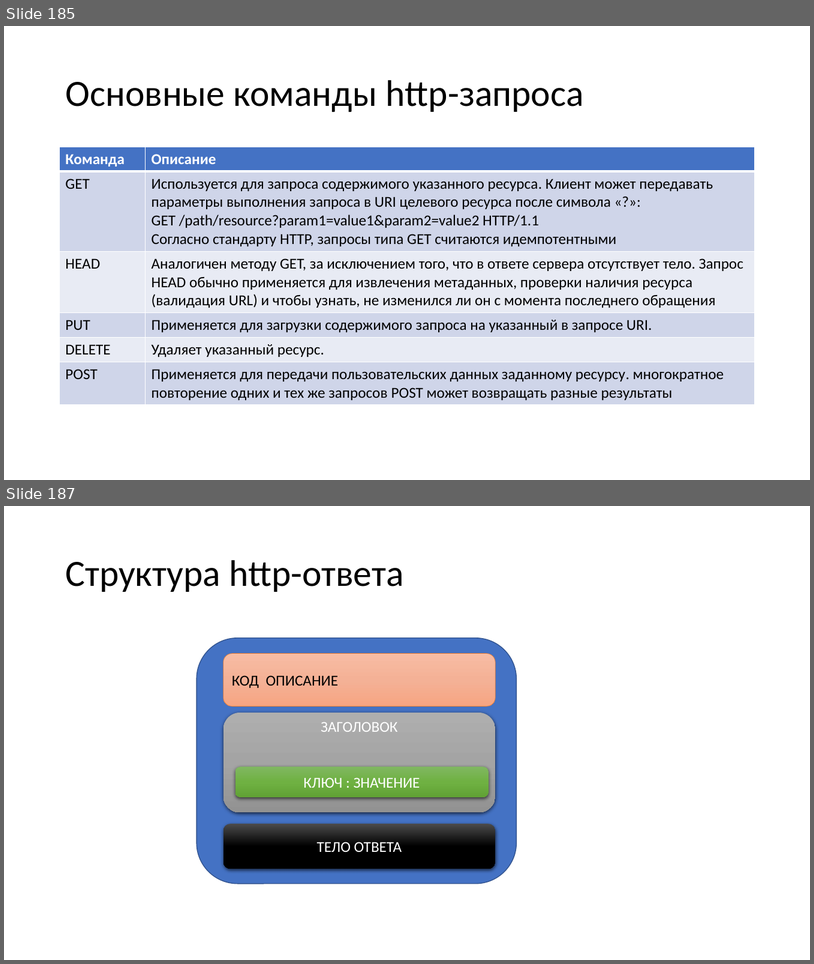
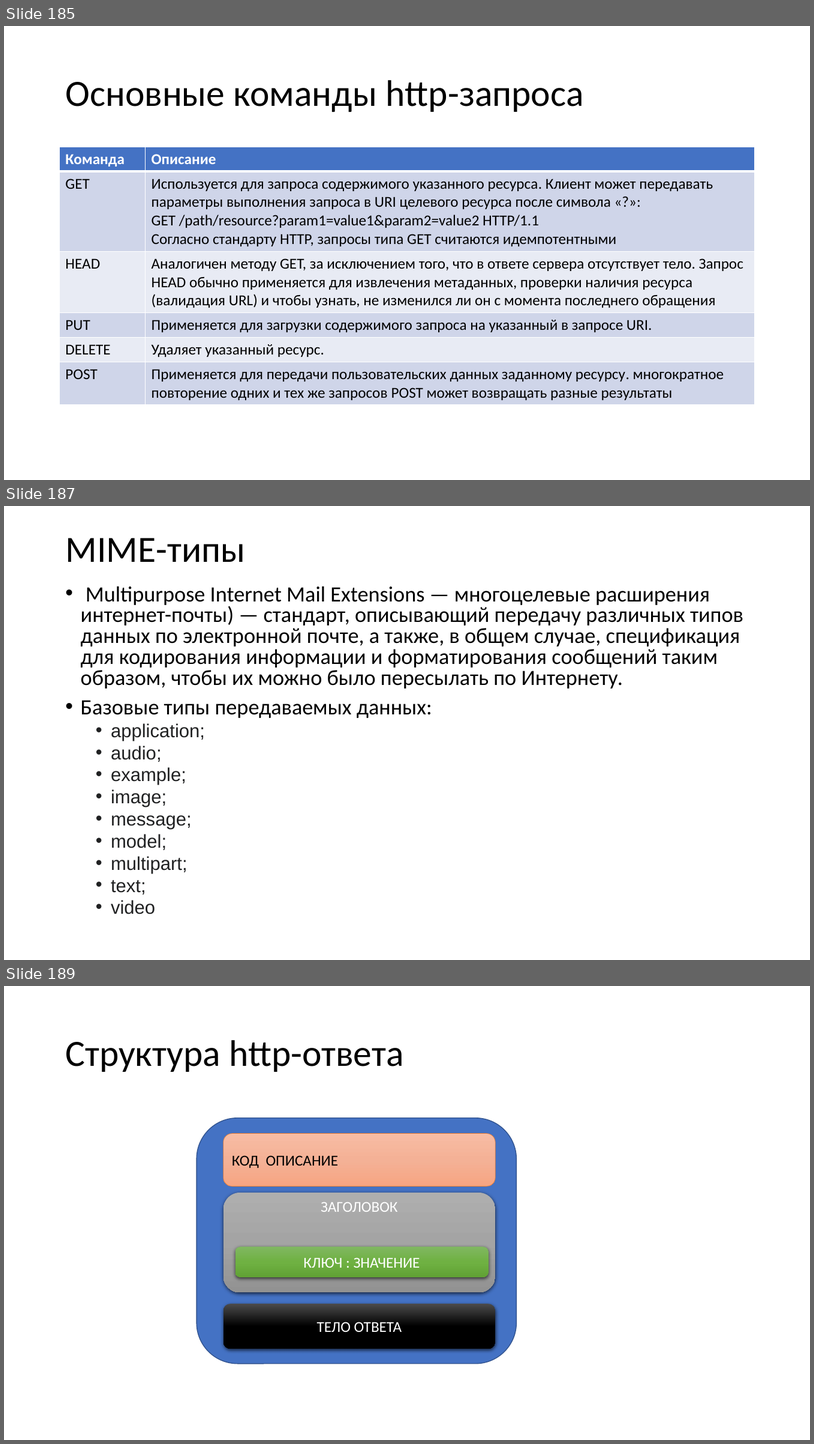
Before and after one commit to paveltsytovich/telegram-course, a slide deck: Presentation/Разработка ботов для телеграмм на Python.pptx. Shown one above the other, each under a label of ours: slides 185 and 187 before the commit, slides 185, 187 and 189 after it; the slides between them are not shown. The pictures are 814x964 and 814x1444 pixels, drawn with LibreOffice and Linux fonts; fonts in the diff are those of the drawing. Boxes give left, top, right and bottom in pixels: in the first picture for what was removed or moved away, otherwise in the second. Text is boxed around its words. In the diff, an @@ line names an element or a change of style, - is before the commit and + after.

```diff
--- a/Presentation/Разработка ботов для телеграмм на Python.pptx
+++ b/Presentation/Разработка ботов для телеграмм на Python.pptx
@@ slide 187 added at <box>4,506,810,960</box>, background #FFFFFF @@
@@ title added at <box>65,538,245,562</box>, 44 pt, text #000000 @@
+MIME-типы
@@ text added at <box>81,586,744,914</box>, 25.9 pt, text #000000 @@
+• Multipurpose Internet Mail Extensions — многоцелевые расширения интернет-почты) — стандарт, описывающий передачу различных типов данных по электронной почте, а также, в общем случае, спецификация для кодирования информации и форматирования сообщений таким образом, чтобы их можно было пересылать по Интернету.
+• Базовые типы передаваемых данных:
+  • application;
+  • audio;
+  • example;
+  • image;
+  • message;
+  • model;
+  • multipart;
+  • text;
+  • video
@@ what was slide 187 is now slide 189 @@
```
Also in this commit, not shown: 1 slide changed, 3 other slides added, 2 slides removed.
